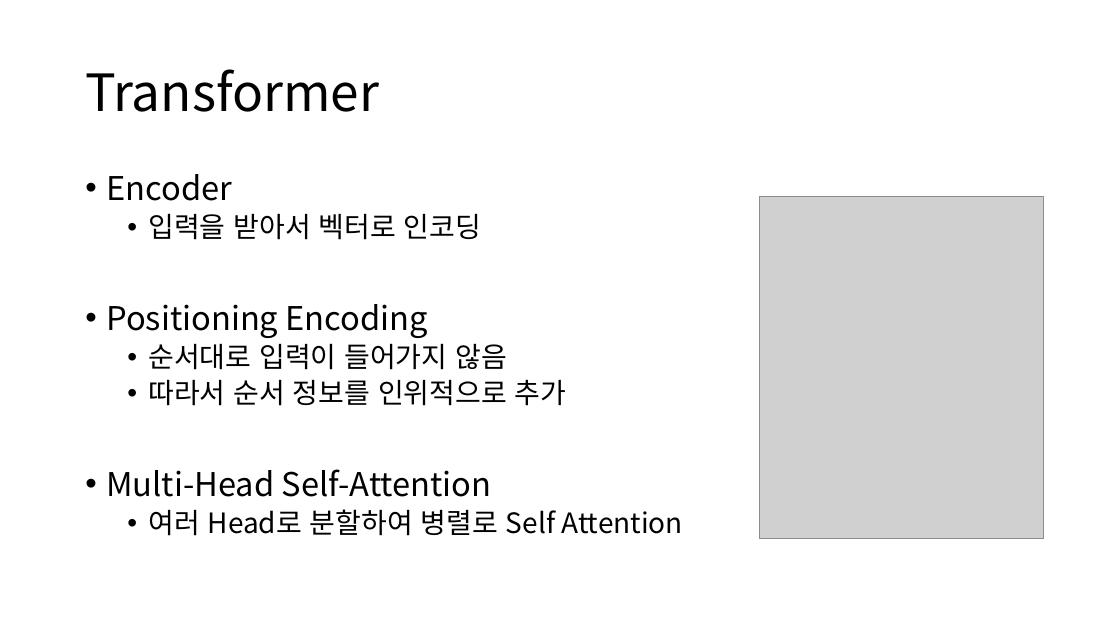
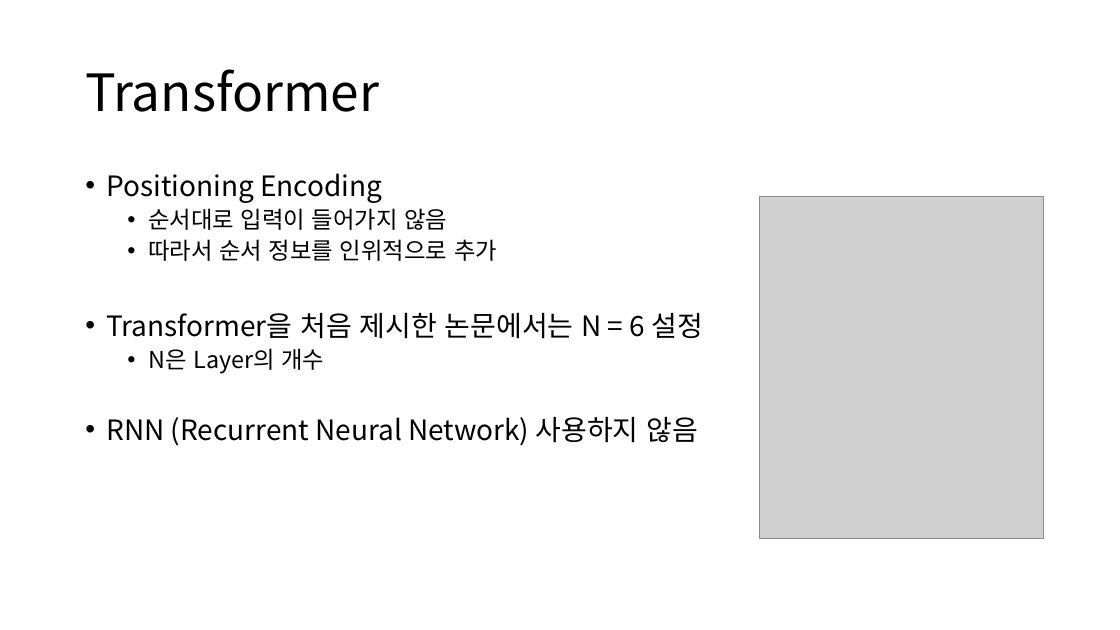
Before and after one commit to Noaplex/capstone, a slide deck: slide 4 of LSTM_Transformer_Parallel.pptx. Drawn at 1120x630 pixels with LibreOffice and Linux fonts; fonts in the diff are those of the drawing; grey boxes stand for pictures. Boxes give left, top, right and bottom in pixels: in the first picture for what was removed or moved away, otherwise in the second. Text is boxed around its words. In the diff, an @@ line names an element or a change of style, - is before the commit and + after.

```diff
--- a/LSTM_Transformer_Parallel.pptx
+++ b/LSTM_Transformer_Parallel.pptx
@@ text at (x1=106, y1=174, x2=481, y2=240): paragraphs removed @@
-• Encoder
-  • 입력을 받아서 벡터로 인코딩
@@ text at (x1=106, y1=173, x2=497, y2=261): size 28 to 24 pt in "Positioning Encoding"; size 24 to 20 pt in "순서대로 입력이 들어가지 않음", "따라서 순서 정보를 인위적으로 추가" @@
@@ text at (x1=106, y1=312, x2=704, y2=446): text changed @@
-• Multi-Head Self-Attention
-  • 여러 Head로 분할하여 병렬로 Self Attention
+• Transformer을 처음 제시한 논문에서는 N = 6 설정
+  • N은 Layer의 개수
+• RNN (Recurrent Neural Network) 사용하지 않음
```
Also in this commit, not shown: 1 other slide changed, 2 slides added, 1 slide removed.
